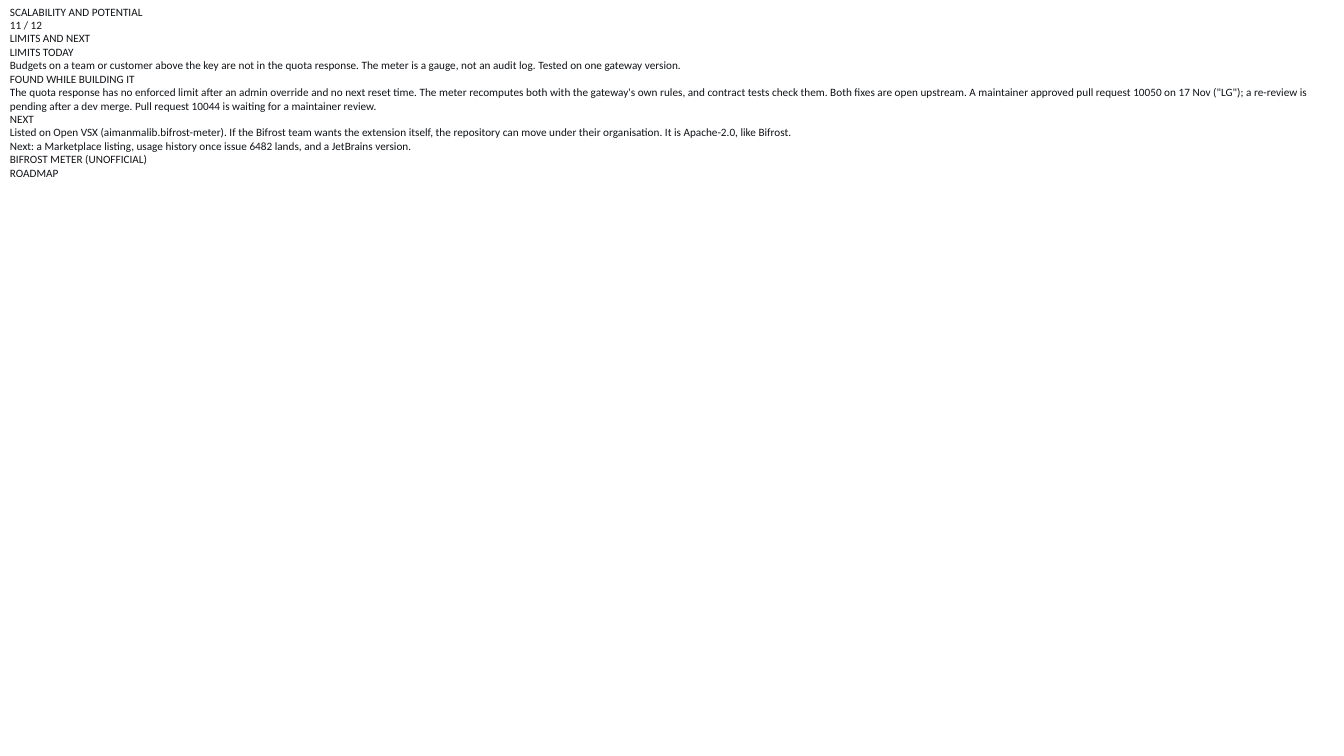
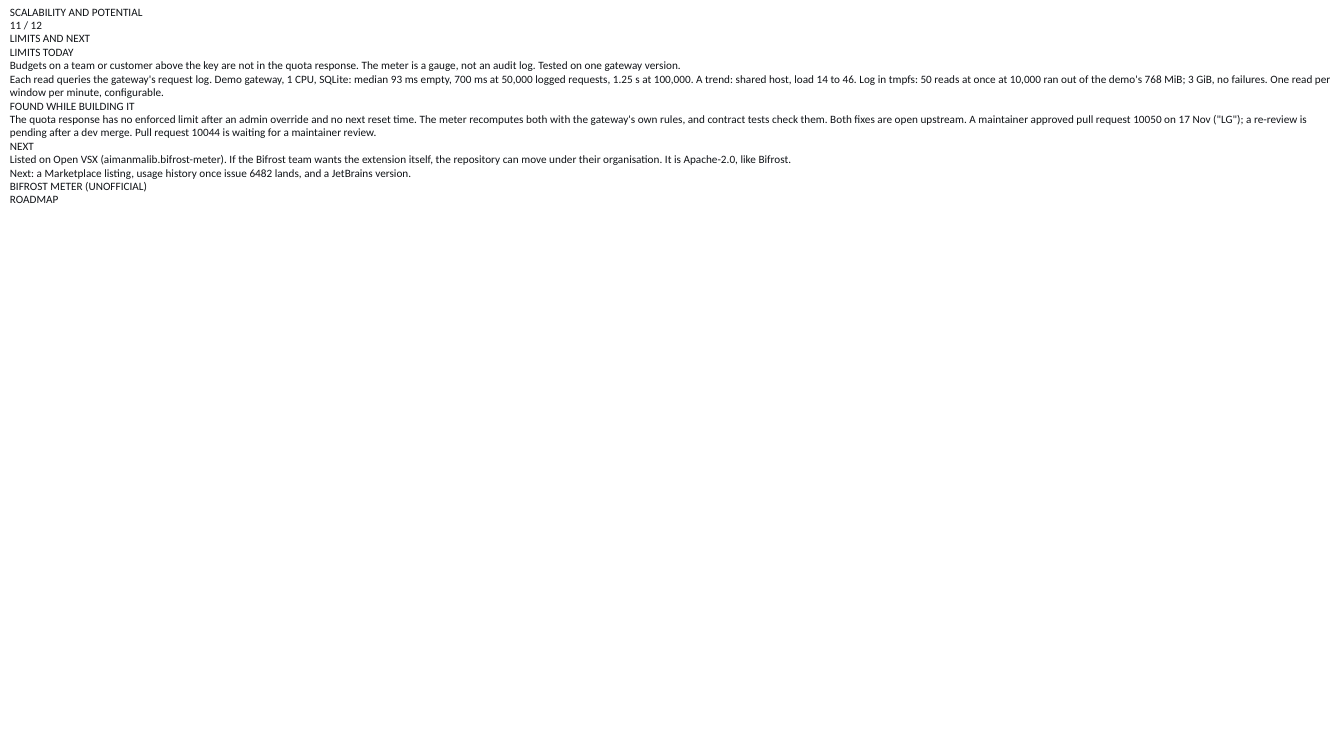
Before and after one commit to aimanmalib/bifrost-meter, a slide deck: slide 11 of deck/bifrost-meter.pptx. Drawn at 1344x756 pixels with LibreOffice and Linux fonts; fonts in the diff are those of the drawing; background and template pictures are left out. Boxes give left, top, right and bottom in pixels: in the first picture for what was removed or moved away, otherwise in the second. Text is boxed around its words. In the diff, an @@ line names an element or a change of style, - is before the commit and + after.

```diff
--- a/deck/bifrost-meter.pptx
+++ b/deck/bifrost-meter.pptx
@@ text at (10, 75, 1330, 98): paragraph added @@
+Each read queries the gateway's request log. Demo gateway, 1 CPU, SQLite: median 93 ms empty, 700 ms at 50,000 logged requests, 1.25 s at 100,000. A trend: shared host, load 14 to 46. Log in tmpfs: 50 reads at once at 10,000 ran out of the demo's 768 MiB; 3 GiB, no failures. One read per window per minute, configurable.
```
Also in this commit, not shown: 4 other files.
